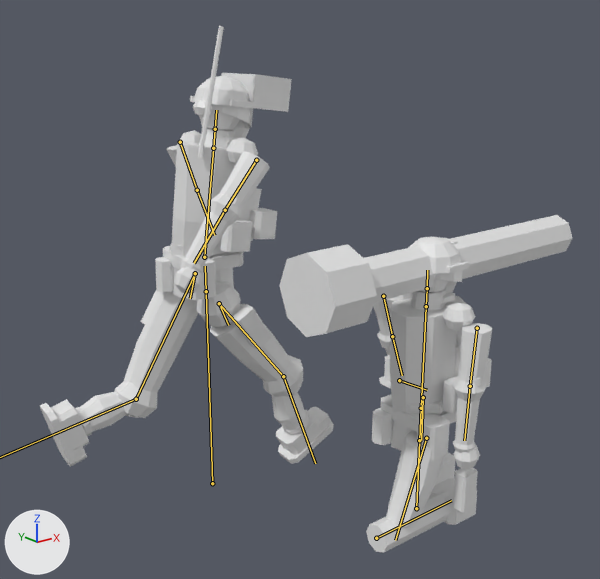
The glTF model art/meshes/at_team.glb as it was, and as the next commit left it.
Rendered twice from a 50 mm lens placed at (-1.97, -2.31, 1.85), pointed at (-0.07, 0.07, 0.9). Every picture has the same lights, and +X, +Y and +Z are marked at lower left. The picture after the commit comes second. Both versions are drawn at frame 12 of the action 'move'; the numbers are the values there. The bones that change, and the others that lie on the model, are drawn over the model as lines.

The first picture shows 'boot', 'metal', 'uniform', 'weapon', 'webbing'.
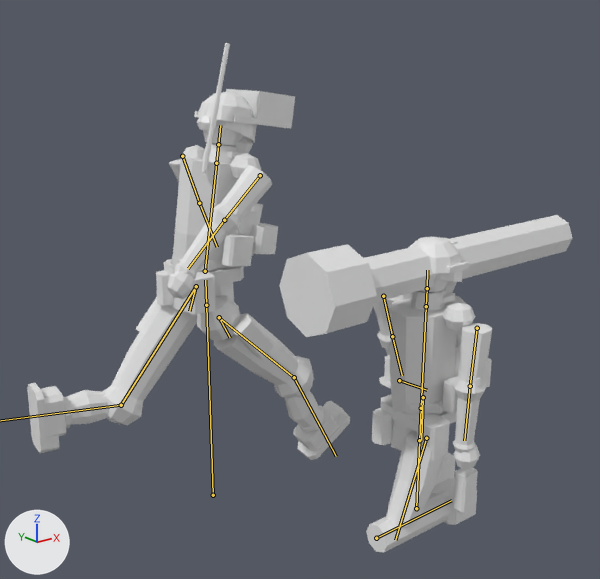
What differs and where, as boxes [x1, y1, x2, y2] in the pictures (600 x 579 px):
'uniform', posed
    before: [75, 75, 492, 553]
    after: [63, 92, 492, 553]
'webbing', posed
    before: [114, 100, 492, 512]
    after: [102, 115, 492, 512]
'boot', posed (13% taller)
    before: [40, 399, 477, 525]
    after: [27, 383, 477, 525]
'metal', posed (7% shorter)
    before: [190, 26, 469, 273]
    after: [194, 43, 469, 273]
bone 'at_spot_root', root to tip
    before: (212, 483) to (206, 291)
    after: (213, 495) to (206, 305)
bone 'at_spot_pelvis', root to tip
    before: (206, 291) to (205, 266)
    after: (206, 305) to (205, 280)
bone 'at_spot_spine', root to tip
    before: (204, 257) to (213, 148)
    after: (205, 271) to (216, 163)
bone 'at_spot_upperarm_L', root to tip
    before: (256, 160) to (225, 210)
    after: (260, 175) to (224, 220)
bone 'at_spot_upperarm_R', root to tip
    before: (180, 142) to (197, 190)
    after: (182, 156) to (199, 203)
bone 'at_spot_thigh_L', root to tip
    before: (219, 303) to (283, 376)
    after: (219, 317) to (294, 377)
bone 'at_spot_thigh_R', root to tip
    before: (195, 273) to (136, 399)
    after: (196, 286) to (121, 405)

What the commit changed:
Bone 'at_spot_root' (bone_at_spot_root) moves from (0.0, 0.026, 0.0) to (0.0, -0.03, 0.0).
Bone 'at_spot_pelvis' (bone_at_spot_pelvis) turns from (0, -6, 0) to (0, -7, 0) degrees about its own x, y and z.
Bone 'at_spot_spine' (bone_at_spot_spine) turns from (1, 10, 8) to (2, 12, 10) degrees about its own x, y and z.
Bone 'at_spot_upperarm_L' (bone_at_spot_upperarm_l) turns from (0, -1, 30) to (0, -1, 36) degrees about its own x, y and z.
Bone 'at_spot_upperarm_R' (bone_at_spot_upperarm_r) turns from (0, 0, -11) to (0, 0, -14) degrees about its own x, y and z.
Bone 'at_spot_thigh_L' (bone_at_spot_thigh_l) turns from (0, 0, -32) to (0, -1, -39) degrees about its own x, y and z.
Bone 'at_spot_thigh_R' (bone_at_spot_thigh_r) turns from (0, 1, 32) to (0, 1, 39) degrees about its own x, y and z.
Bone 'at_spot_shin_R' (bone_at_spot_shin_r) turns from (0, 1, 43) to (0, 1, 52) degrees about its own x, y and z.
